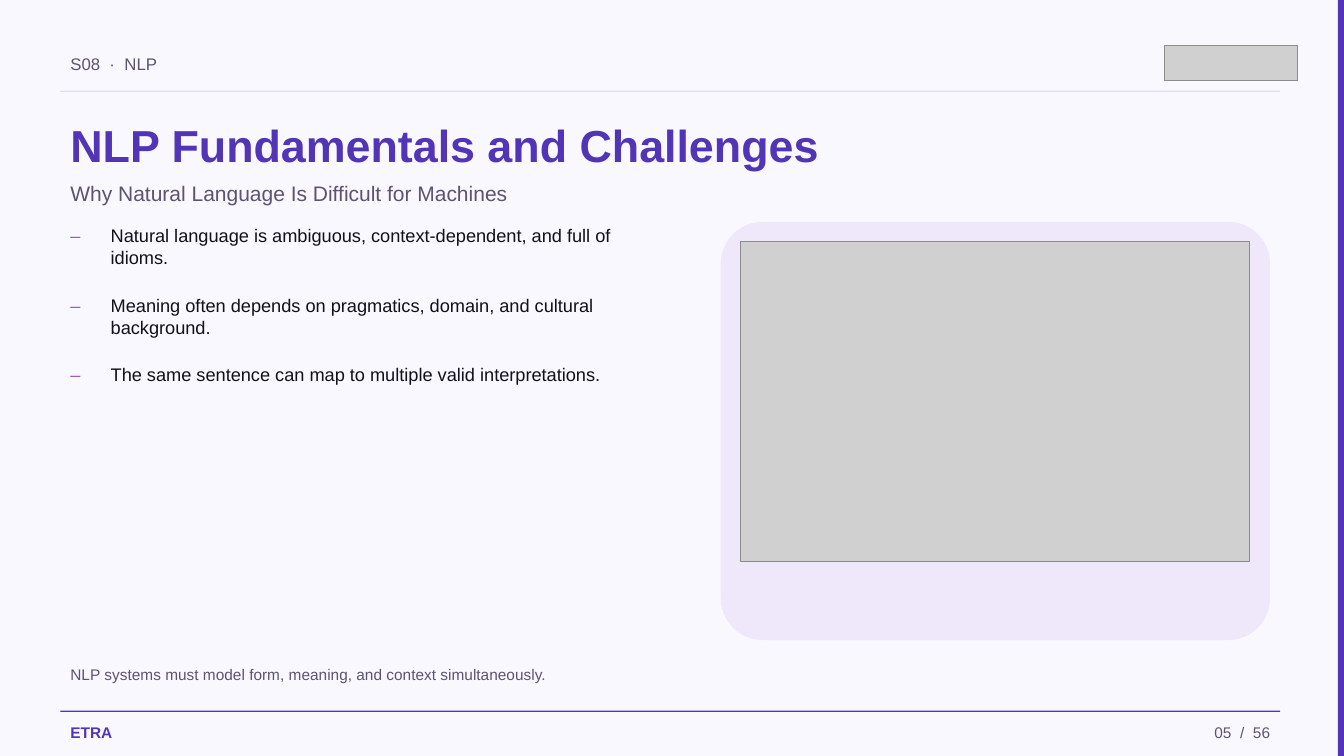
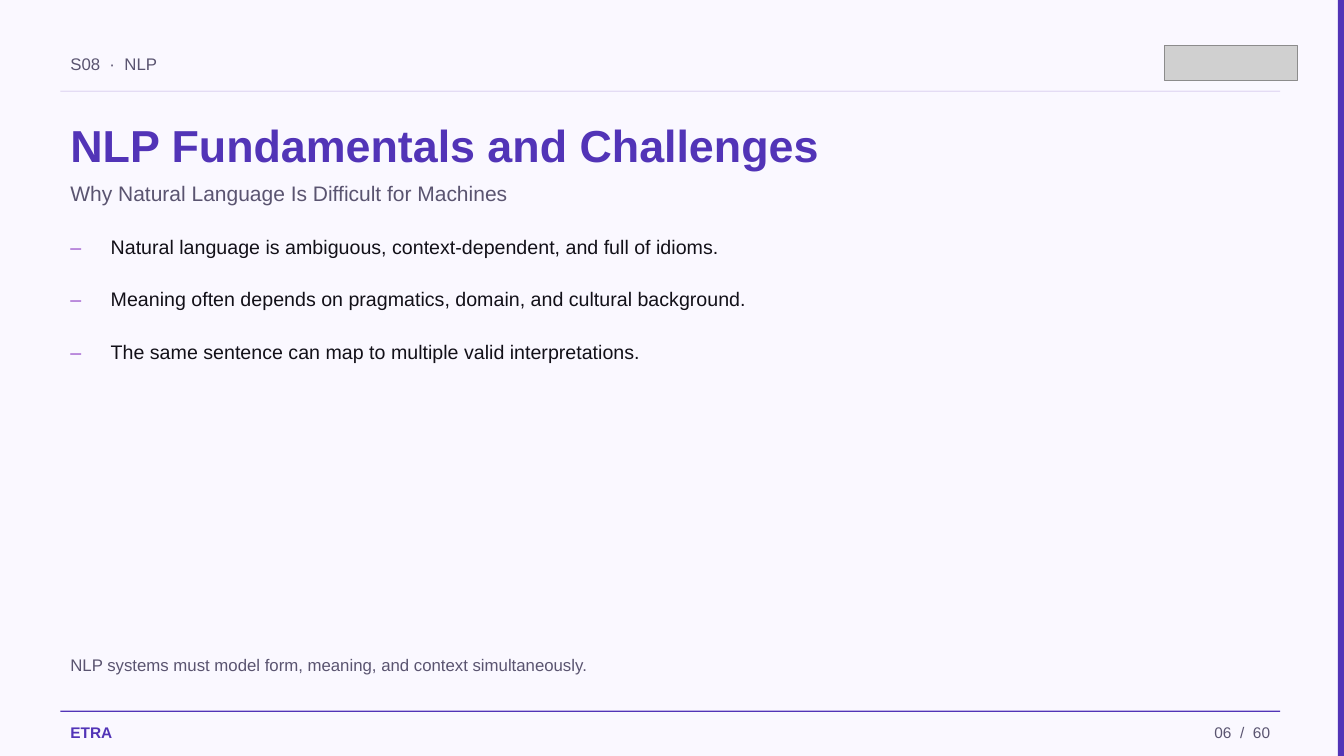
Before and after one commit to iksasa15/AI-ML, a slide deck: slide 6 of web-presentation/pdf-exports/Week3-Session1-NLP.pptx (slide 5 before the commit). Drawn at 1344x756 pixels with LibreOffice and Linux fonts; fonts in the diff are those of the drawing; grey boxes stand for pictures. Boxes give left, top, right and bottom in pixels: in the first picture for what was removed or moved away, otherwise in the second. Text is boxed around its words. In the diff, an @@ line names an element or a change of style, - is before the commit and + after.

Commit message:
feat: update Week 3, Session 1 PowerPoint and scripts by adding new diagrams for GRU and attention architecture, refining content on NLP fundamentals and language modeling, and enhancing overall educational clarity

```diff
--- a/web-presentation/pdf-exports/Week3-Session1-NLP.pptx
+++ b/web-presentation/pdf-exports/Week3-Session1-NLP.pptx
@@ text "–": place and size @@
-text "–" at (60, 220, 96, 279)
+text "–" at (60, 230, 96, 272)
@@ text "Natural language is ambiguous, context-dependent, ...": place and size @@
-text "Natural language is ambiguous, context-dependent, ..." at (111, 228, 610, 264)
+text "Natural language is ambiguous, context-dependent, ..." at (111, 239, 718, 258)
@@ rounded rectangle removed at (721, 222, 1270, 640) @@
@@ picture removed at (741, 242, 1250, 562) @@
@@ text "–": place and size @@
-text "–" at (60, 289, 96, 349)
+text "–" at (60, 282, 96, 325)
@@ text "Meaning often depends on pragmatics, ...": place and size @@
-text "Meaning often depends on pragmatics, ..." at (111, 298, 594, 338)
+text "Meaning often depends on pragmatics, ..." at (111, 291, 746, 310)
@@ size 13 to 14 pt in 6 elements at (111, 239, 718, 258), (111, 291, 746, 310), (60, 230, 96, 272), (111, 344, 640, 363), (60, 282, 96, 325), (60, 335, 96, 377) @@
@@ text "–": place and size @@
-text "–" at (60, 359, 96, 418)
+text "–" at (60, 335, 96, 377)
@@ text "The same sentence can map ...": place and size @@
-text "The same sentence can map ..." at (111, 367, 600, 385)
+text "The same sentence can map ..." at (111, 344, 640, 363)
@@ text "NLP systems must model form, ...": place and size @@
-text "NLP systems must model form, ..." at (70, 669, 545, 683)
+text "NLP systems must model form, ..." at (70, 659, 587, 675)
@@ text "NLP systems must model form, ..." at (70, 659, 587, 675): size 11 to 12 pt @@
@@ text at (1214, 727, 1270, 738): text changed @@
-05 / 56
+06 / 60
```
Also in this commit, not shown: 54 other slides changed, 4 slides added, 5 other files.
